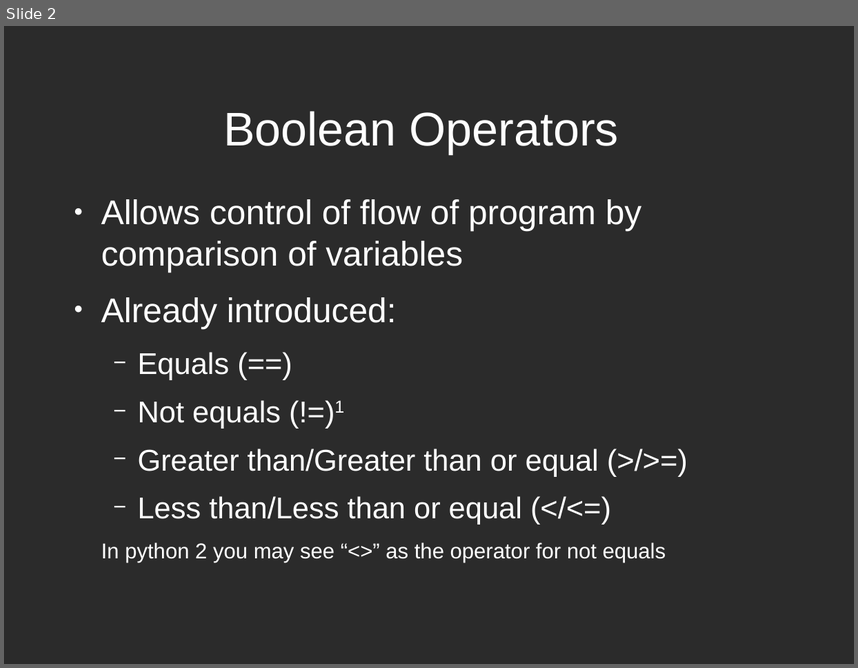
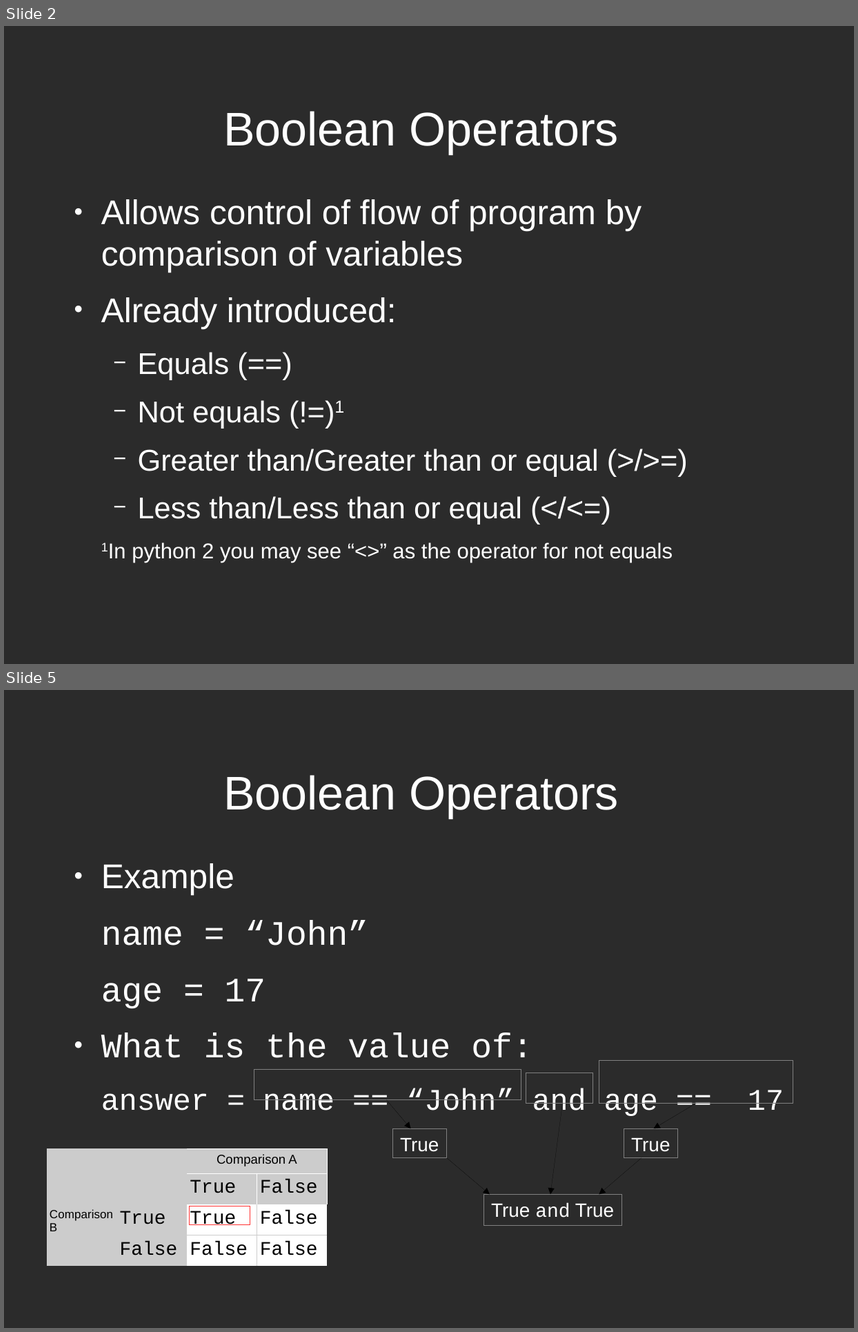
Before and after one commit to Cheltenham-Hackspace/hackspace_python, a slide deck: slides/hackspace_python_slides.odp. Shown one above the other, each under a label of ours: slide 2 before the commit, slides 2 and 5 after it; the slides between them are not shown. The pictures are 858x668 and 858x1332 pixels, drawn with LibreOffice and Linux fonts; fonts in the diff are those of the drawing; background and template pictures are left out; a plain dark background stands for a picture behind light text. Boxes give left, top, right and bottom in pixels: in the first picture for what was removed or moved away, otherwise in the second. Text is boxed around its words. In the diff, an @@ line names an element or a change of style, - is before the commit and + after.

```diff
--- a/slides/hackspace_python_slides.odp
+++ b/slides/hackspace_python_slides.odp
@@ slide 5 added at <box>4,690,854,1328</box>, background picture (left out) @@
@@ title added at <box>223,775,618,818</box>, 44 pt, text #FFFFFF @@
+Boolean Operators
@@ text added at <box>101,863,784,1116</box>, 32 pt, text #FFFFFF @@
+● Example
+name = “John”
+age = 17
+● What is the value of:
+answer = name == “John” and age == 17
@@ rectangle added at <box>599,1061,794,1103</box>, outline #808080 0 pt @@
@@ rectangle added at <box>254,1069,522,1100</box>, outline #808080 0 pt @@
@@ rectangle added at <box>526,1073,593,1103</box>, outline #808080 0 pt @@
@@ arrow added from (387, 1100) to (411, 1128), #000000 0 pt @@
@@ arrow added from (562, 1103) to (551, 1194), #000000 0 pt @@
@@ arrow added from (697, 1103) to (654, 1128), #000000 0 pt @@
@@ rectangle added at <box>392,1128,447,1157</box>, outline #808080 0 pt, 18 pt, text #FFFFFF @@
+True
@@ rectangle added at <box>624,1128,678,1157</box>, outline #808080 0 pt, 18 pt, text #FFFFFF @@
+True
@@ table added at <box>46,1148,327,1258</box>, 4 rows, 4 columns @@
+ |  | Comparison A | 
+ |  | True | False
+Comparison B | True | True | False
+ | False | False | False
@@ arrow added from (447, 1157) to (490, 1194), #000000 0 pt @@
@@ arrow added from (642, 1157) to (599, 1194), #000000 0 pt @@
@@ rectangle added at <box>189,1206,250,1225</box>, outline #FF3333 0 pt @@
@@ rectangle added at <box>484,1194,622,1225</box>, outline #808080 0 pt, 18 pt, text #FFFFFF @@
+True and True
@@ slide 2 changed as well @@
@@ text at <box>132,542,673,562</box>: text changed @@
-In python 2 you may see “<>” as the operator for not equals
+1In python 2 you may see “<>” as the operator for not equals
```
Also in this commit, not shown: 1 other slide changed, 30 other slides added, 1 other file.
